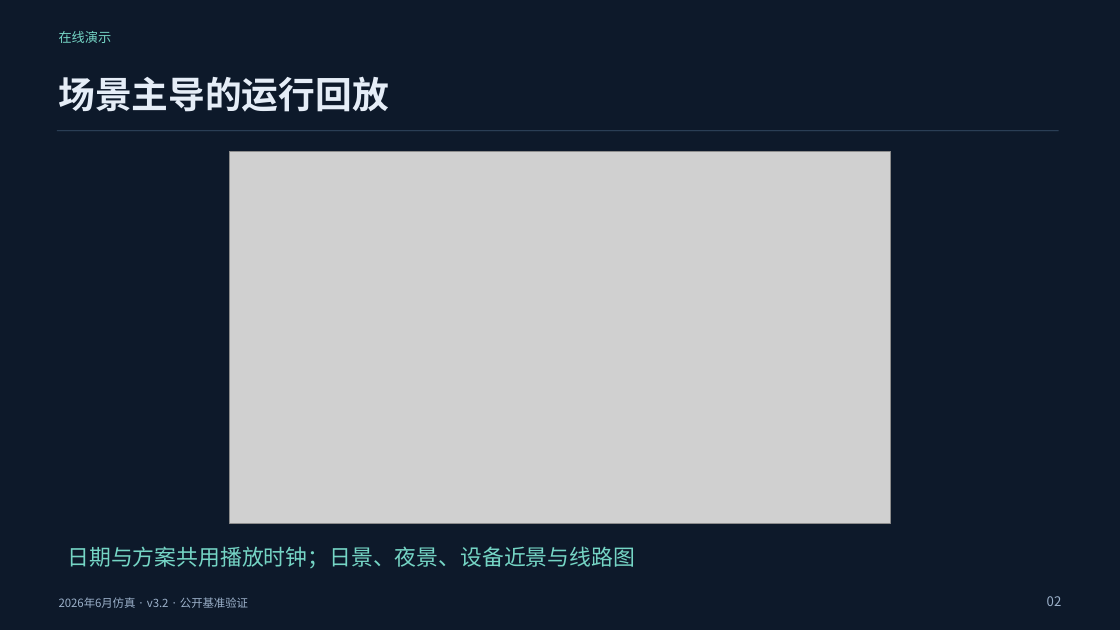
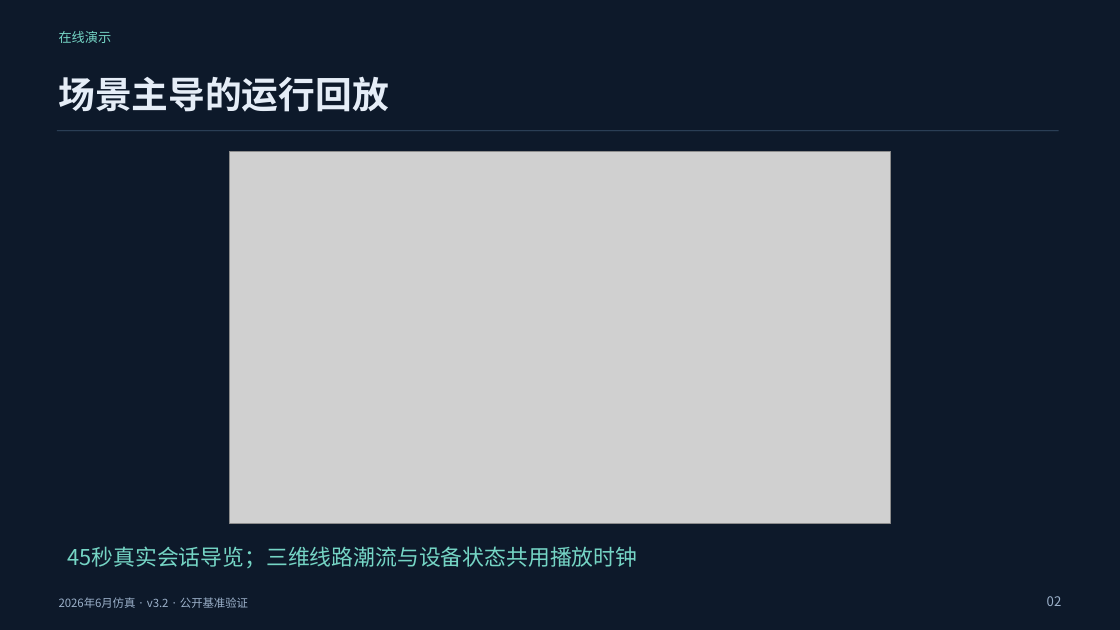
Before and after one commit to jinyh/energy-campus, a slide deck: slide 2 of downloads/energy-campus-v3.2.pptx. Drawn at 1120x630 pixels with LibreOffice and Linux fonts; fonts in the diff are those of the drawing; grey boxes stand for pictures. Boxes give left, top, right and bottom in pixels: in the first picture for what was removed or moved away, otherwise in the second. Text is boxed around its words. In the diff, an @@ line names an element or a change of style, - is before the commit and + after.

```diff
--- a/downloads/energy-campus-v3.2.pptx
+++ b/downloads/energy-campus-v3.2.pptx
@@ text at [67, 546, 637, 568]: text changed @@
-日期与方案共用播放时钟；日景、夜景、设备近景与线路图
+45秒真实会话导览；三维线路潮流与设备状态共用播放时钟
```
Also in this commit, not shown: 2 other slides changed, 7 other files.
